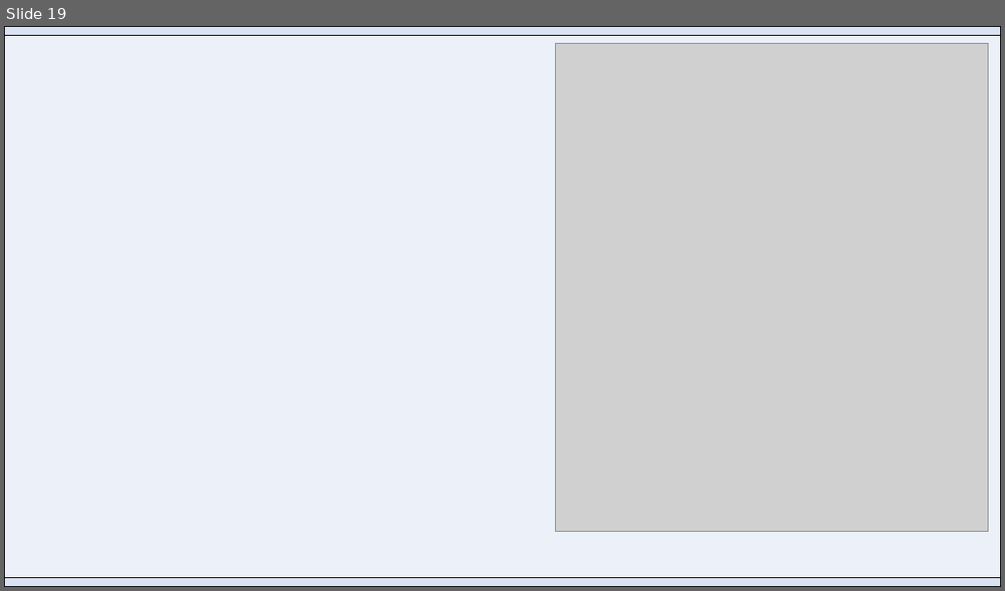
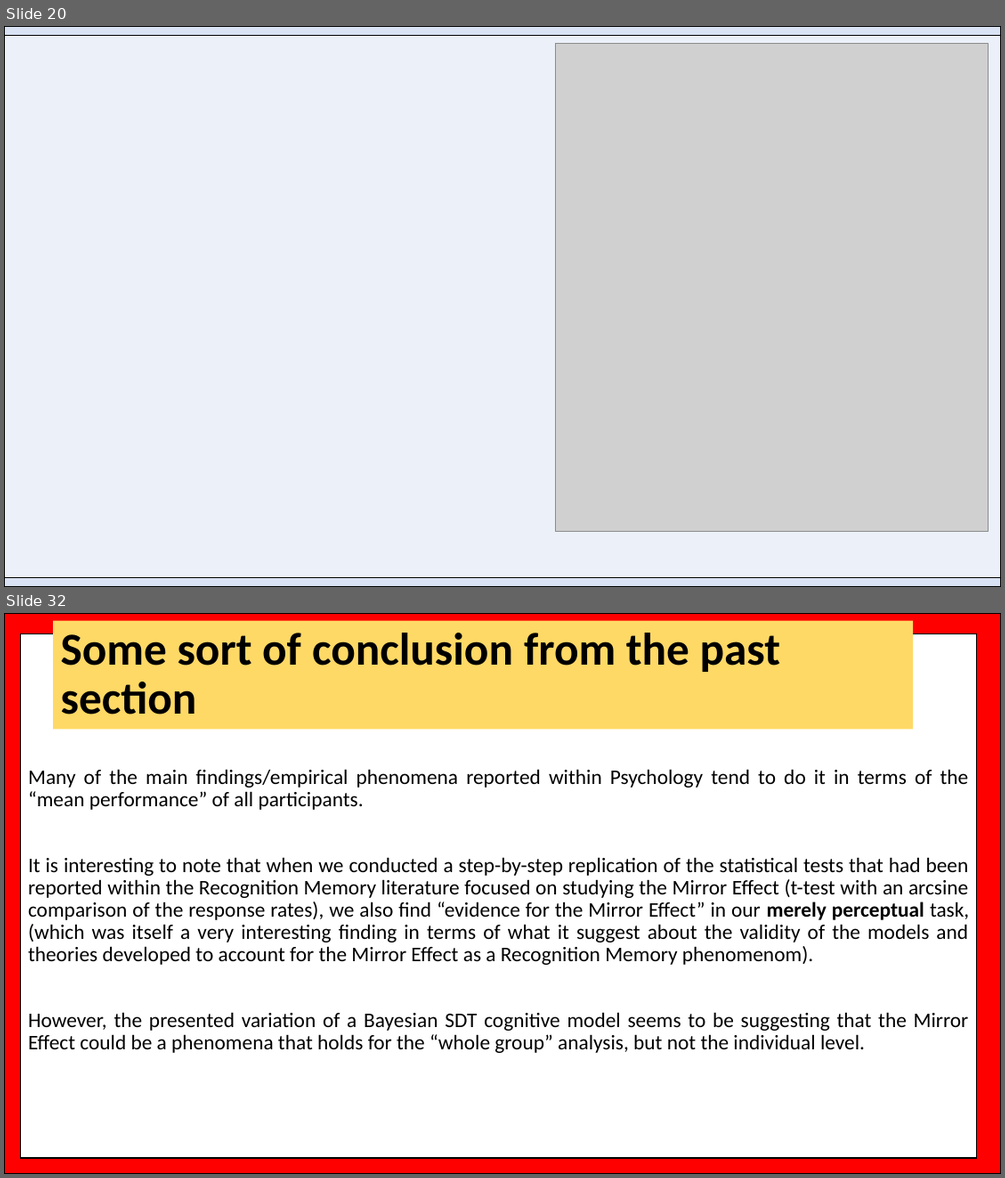
Before and after one commit to Adrifelcha/afchavez-019, a slide deck: MichaelLee/SDT Mirror Effect/Paper 1/BayesianSDTmodeling_Overview.pptx. Shown one above the other, each under a label of ours: slide 19 before the commit, slides 20 and 32 after it; the slides between them are not shown. The pictures are 1005x591 and 1005x1178 pixels, drawn with LibreOffice and Linux fonts; fonts in the diff are those of the drawing; grey boxes stand for pictures. Boxes give left, top, right and bottom in pixels: in the first picture for what was removed or moved away, otherwise in the second. Text is boxed around its words. In the diff, an @@ line names an element or a change of style, - is before the commit and + after.

```diff
--- a/MichaelLee/SDT Mirror Effect/Paper 1/BayesianSDTmodeling_Overview.pptx
+++ b/MichaelLee/SDT Mirror Effect/Paper 1/BayesianSDTmodeling_Overview.pptx
@@ slide 32 added at [4,613,1001,1174], background #FFFFFF @@
@@ rectangle added at [4,613,1001,1174], fill #FF0000, outline #000000 1 pt @@
@@ rectangle added at [20,634,977,1159], fill #FFFFFF, outline #000000 1 pt @@
@@ title added at [53,620,914,729], fill #FFD966, 44 pt, text #000000, bold @@
+Some sort of conclusion from the past section
@@ text added at [28,769,969,1053], 20 pt, text #000000 @@
+Many of the main findings/empirical phenomena reported within Psychology tend to do it in terms of the “mean performance” of all participants.
+It is interesting to note that when we conducted a step-by-step replication of the statistical tests that had been reported within the Recognition Memory literature focused on studying the Mirror Effect (t-test with an arcsine comparison of the response rates), we also find “evidence for the Mirror Effect” in our merely perceptual task, (which was itself a very interesting finding in terms of what it suggest about the validity of the models and theories developed to account for the Mirror Effect as a Recognition Memory phenomenom).
+However, the presented variation of a Bayesian SDT cognitive model seems to be suggesting that the Mirror Effect could be a phenomena that holds for the “whole group” analysis, but not the individual level.
@@ what was slide 19 is now slide 20 @@
```
Also in this commit, not shown: 8 slides changed, 15 other slides added, 1 slide removed, 17 other files.
